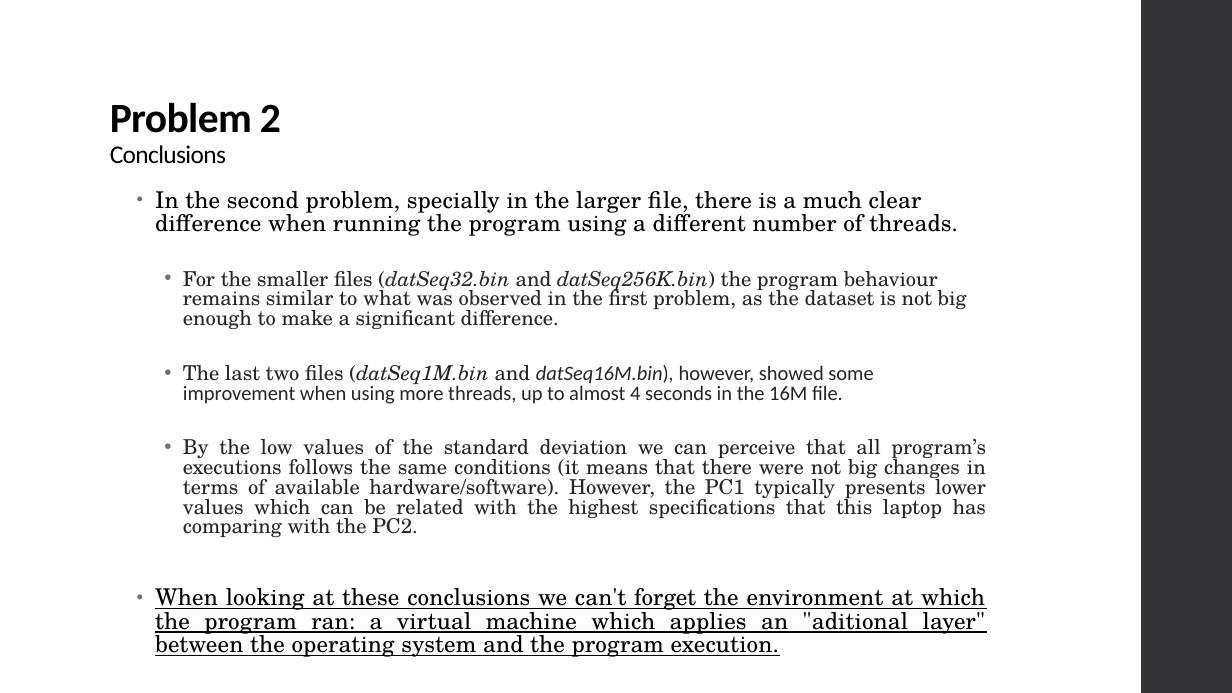
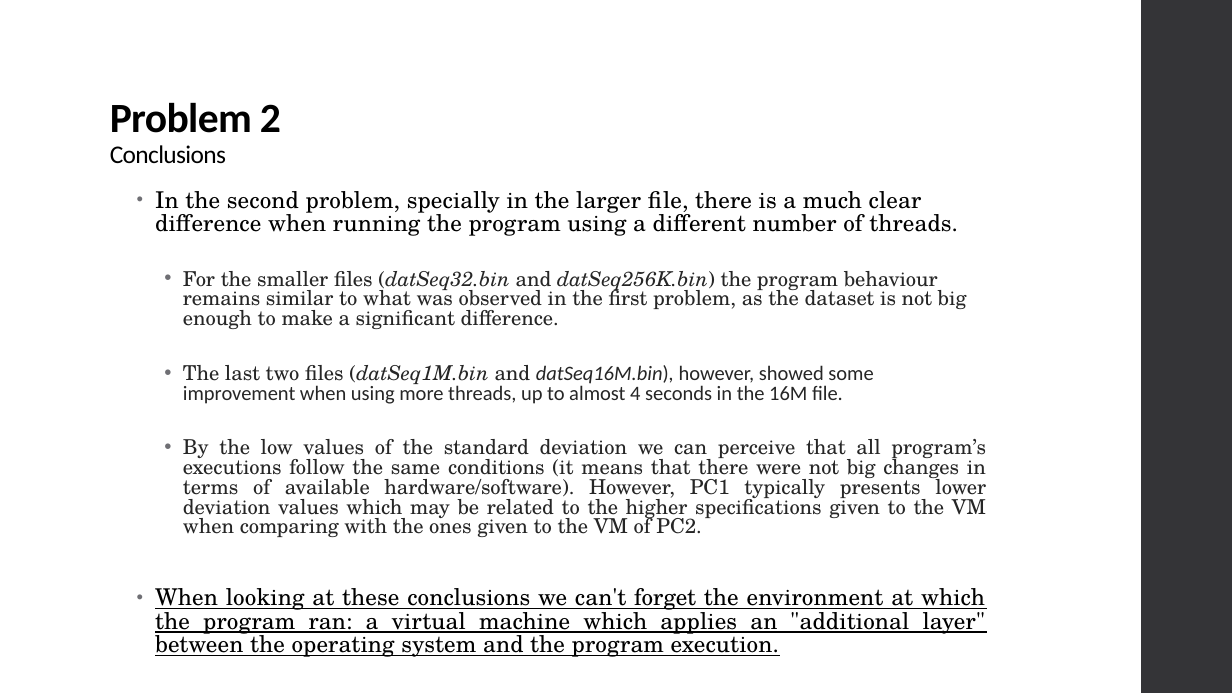
Before and after one commit to xL1fer/CLE_2022_2023, a slide deck: slide 7 of CLE1_T3G5/present.pptx. Drawn at 1232x693 pixels with LibreOffice and Linux fonts; fonts in the diff are those of the drawing. Boxes give left, top, right and bottom in pixels: in the first picture for what was removed or moved away, otherwise in the second. Text is boxed around its words. In the diff, an @@ line names an element or a change of style, - is before the commit and + after.

Commit message:
presentation revision

```diff
--- a/CLE1_T3G5/present.pptx
+++ b/CLE1_T3G5/present.pptx
@@ text at (155, 439, 986, 657): text changed @@
-  • By the low values of the standard deviation we can perceive that all program’s executions follows the same conditions (it means that there were not big changes in terms of available hardware/software). However, the PC1 typically presents lower values which can be related with the highest specifications that this laptop has comparing with the PC2.
-• When looking at these conclusions we can't forget the environment at which the program ran: a virtual machine which applies an "aditional layer" between the operating system and the program execution.
+  • By the low values of the standard deviation we can perceive that all program’s executions follow the same conditions (it means that there were not big changes in terms of available hardware/software). However, PC1 typically presents lower deviation values which may be related to the higher specifications given to the VM when comparing with the ones given to the VM of PC2.
+• When looking at these conclusions we can't forget the environment at which the program ran: a virtual machine which applies an "additional layer" between the operating system and the program execution.
```
Also in this commit, not shown: 1 other slide changed.
